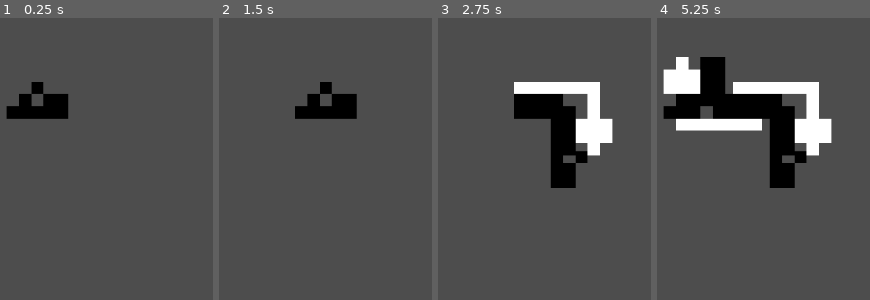
Above: before the commit, frames 1-4 (left to right).
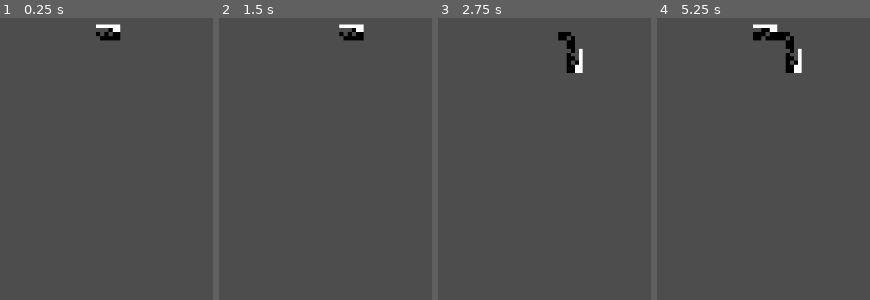
Above: after the commit, the same moments.

Repository: Vexcenot/SnakeRemastered
Game: Godot game, scene res://scenes scripts/main.tscn
The game is run twice, just before and just after one commit, with the same random seed, the same clock (stepped at 60 frames per second) and the same inputs.
Inputs:
- Up to frame 1 (0.25 s): no input
- Up to frame 2 (1.5 s): tap Enter at 0.5 s; hold Right (ui_right) 0.53-1.28 s; hold Space (action) 0.53-1.28 s; hold Down (ui_down) from 1.28 s (still down); tap Shift (action2) at 1.35 s
- Up to frame 3 (2.75 s): tap Space (action) at 2 s; release Down (ui_down) at 2.03 s; hold Right (ui_right) from 2.03 s (still down); hold Alt (action3) from 2.03 s (still down)
- Up to frame 4 (5.25 s): tap Enter at 2.75, 5 s; release Right (ui_right) at 2.78 s; release Alt (action3) at 2.78 s; hold Up (ui_up) 2.78-3.53 s; tap Space (action) at 2.85, 3.5 s; hold Shift (action2) 3.53-4.28 s; hold Left (ui_left) 3.53-5.03 s; tap Alt (action3) at 4.35 s; hold Down (ui_down) from 5.03 s (still down); hold Space (action) from 5.03 s (still down)

The runs differ from the first frame. In frame 1, 2.9% of the frame differs, in the area x 2-57%, y 2-36%; in frame 2, 2.9%; in frame 3, 10%; in frame 4, 18%, in the area x 2-83%, y 2-61%.

Commit message:
added better sprite
has white arrows to test sprite orientations

Diff:
--- a/scenes scripts/main.tscn
+++ b/scenes scripts/main.tscn
@@ -6,3 +6,8 @@
 
 [node name="Player" parent="." instance=ExtResource("1_ig7tw")]
 position = Vector2(588, 302)
+
+[node name="Camera2D" type="Camera2D" parent="."]
+position = Vector2(573, 323)
+scale = Vector2(-0.6993882, 0.7050316)
+zoom = Vector2(5.85, 5.85)
--- a/scenes scripts/player.gd
+++ b/scenes scripts/player.gd
@@ -8,7 +8,7 @@
 
 var finalTime : float = 1
 var time : float = 0
-var moveDistance : int = 100
+var moveDistance : int = 6
 var eat : int = 0
 var limitDir : int = limitLeft
 
@@ -70,6 +70,12 @@
 		spawn.global_position = global_position
 		tailSegments.push_front(spawn)  # Add new tail segment to array for tracking
 
+		#sets last tail
+		#if tailSegments.size() <= 1:
+			#tailSegments.back().lastTail = true
+
+
+#update this shit to be less stupid VVVV
 # Moves tails
 func updateTailPositions():
 	# Each tail segment follows the head's position from (i+1) steps ago
@@ -77,7 +83,7 @@
 		var stepsAgo = i + 1
 		var posIndex = positionHistory.size() - 1 - stepsAgo
 
-		# Ensure we have enough history
+		# Moves tail
 		if posIndex >= 0:
 			tailSegments[i].global_position = positionHistory[posIndex]
 
@@ -87,10 +93,9 @@
 				var segmentDirection = directionHistory[dirIndex]
 				tailSegments[i].direction = segmentDirection
 
+			#turns tail
 			var turIndex = directionHistory.size() - stepsAgo
-
 			if turIndex >= 0:
-
 				var segmentTurn = directionHistory[turIndex]
 				tailSegments[i].nextDirection = segmentTurn
 
--- a/scenes scripts/player.tscn
+++ b/scenes scripts/player.tscn
@@ -9,7 +9,6 @@
 script = ExtResource("1_onrkg")
 
 [node name="headSprite" type="Sprite2D" parent="."]
-scale = Vector2(17.716795, 17.716795)
 texture = ExtResource("2_i3pqv")
 hframes = 10
 frame = 2
--- a/scenes scripts/tail.gd
+++ b/scenes scripts/tail.gd
@@ -4,6 +4,7 @@
 @export var turn : int
 @export var direction : int
 @export var nextDirection : int
+@export var lastTail : bool = false
 var turning = false
 
 func _ready() -> void:
@@ -17,9 +18,15 @@
 	else:
 		turning = false
 	if turning:
-		frame = 3
+		if lastTail:
+			frame = 4
+		else:
+			frame = 3
 	else:
-		frame = 1
+		if lastTail:
+			frame = 0
+		else:
+			frame = 1
 	rotation()
 
 func rotation():
--- a/scenes scripts/tail.tscn
+++ b/scenes scripts/tail.tscn
@@ -1,14 +1,29 @@
-[gd_scene load_steps=3 format=3 uid="uid://c53plmxhqausf"]
+[gd_scene load_steps=5 format=3 uid="uid://c53plmxhqausf"]
 
 [ext_resource type="Script" uid="uid://cxl0jc0rinrbq" path="res://scenes scripts/tail.gd" id="1_5baly"]
 [ext_resource type="Texture2D" uid="uid://305whs0fsehe" path="res://sprites/smol snake.png" id="1_e204m"]
 
+[sub_resource type="RectangleShape2D" id="RectangleShape2D_5baly"]
+
+[sub_resource type="RectangleShape2D" id="RectangleShape2D_ured2"]
+
 [node name="tailSprite" type="Sprite2D"]
 visible = false
-scale = Vector2(17.716795, 17.716795)
 texture = ExtResource("1_e204m")
 hframes = 10
 frame = 1
 script = ExtResource("1_5baly")
 
 [node name="tail" type="Node2D" parent="."]
+
+[node name="finalArea" type="Area2D" parent="."]
+
+[node name="CollisionShape2D" type="CollisionShape2D" parent="finalArea"]
+scale = Vector2(0.10119358, 0.10119358)
+shape = SubResource("RectangleShape2D_5baly")
+
+[node name="StaticBody2D" type="StaticBody2D" parent="."]
+
+[node name="CollisionShape2D" type="CollisionShape2D" parent="StaticBody2D"]
+scale = Vector2(0.39943987, 0.1014176)
+shape = SubResource("RectangleShape2D_ured2")
Binary file added: sprites/shit/smol snake.png
Not shown, added: sprites/shit/smol snake.png.import
Binary file changed: sprites/smol snake.png
